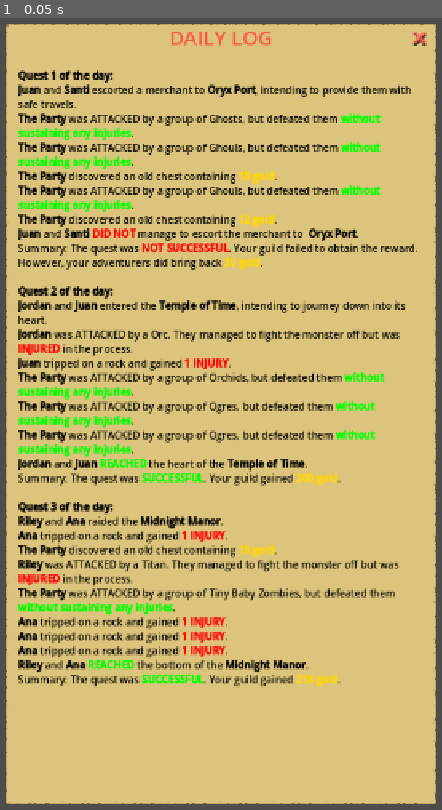
Above: before the commit, frame 1.
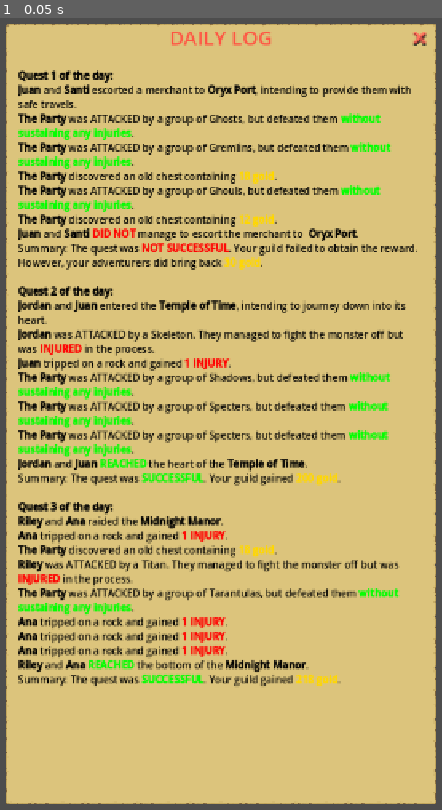
Above: after the commit, the same moment.

Repository: ActuallySanta/Fantasy-Guild-Manager
Game: Godot game, scene res://Scenes/UI/Reusable Elements/dialogue_box.tscn
Same seed, same stepped clock (60 frames per second), same inputs: the game is played once before the commit and once after it. This scene is started directly instead of the project's main scene.
Inputs:
- Up to frame 1 (0.05 s): no input

The runs differ from the first frame. In frame 1, 2.6% of the frame differs, in the area x 4-92%, y 15-76%.

Commit message:
more monsters

Diff:
--- a/Globals/external_content_container.gd
+++ b/Globals/external_content_container.gd
@@ -109,7 +109,7 @@
 
 #test functions for quest stuff
 func get_Monster_Name(col_idx: int) -> String:
-	var randMon = randi_range(0, 2)
+	var randMon = randi_range(0, 5)
 	return monster_test_names[col_idx][randMon]
 
 func get_Location_Name(col_idx: int) -> String:
--- a/Scripts/Quest Creator/quest_resource.gd
+++ b/Scripts/Quest Creator/quest_resource.gd
@@ -132,7 +132,6 @@
 	var successDetermination = randi_range(0, 100)
 	match true:
 		_ when combatChance >= successDetermination:
-			print(QuestManager.instance.testQuestNumber)
 			returnString = str(returnString, "[b]The Party[/b] was ATTACKED by a group of ",
 			ExternalContentContainer.get_Monster_Name(QuestManager.instance.testQuestNumber),
 			"s, but defeated them [color=green][b]without sustaining any injuries[/b][/color].\n")
Not shown, changed: External Content/Quest Stuff (Test)/2D Monster Test.txt
